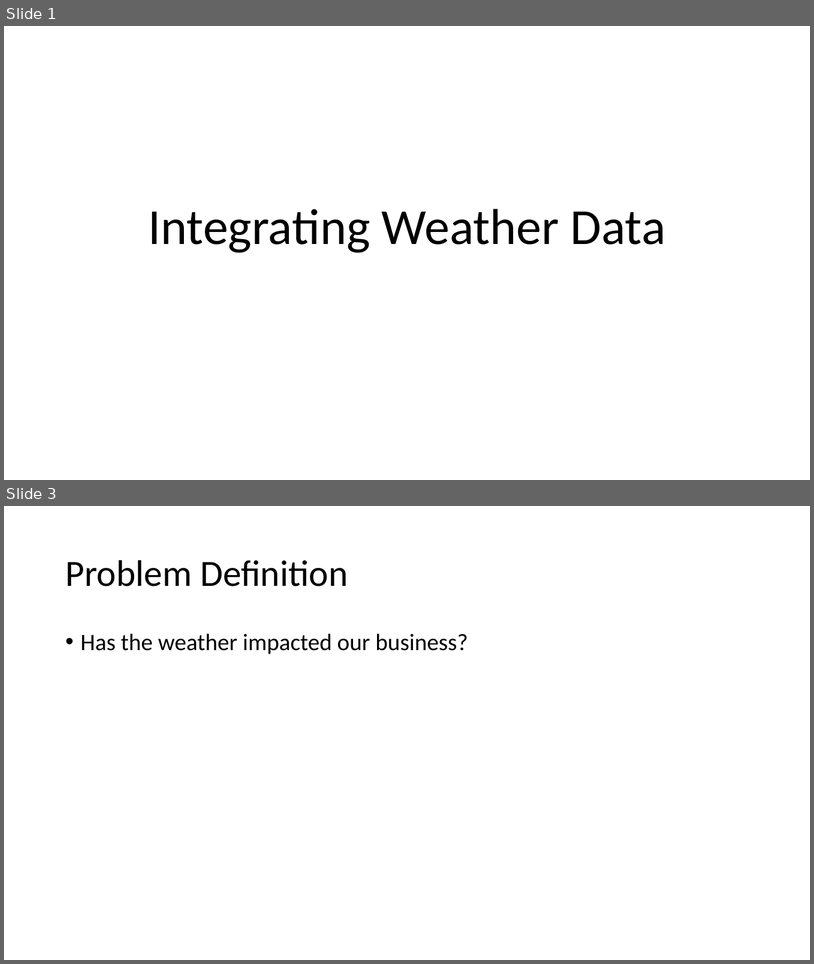
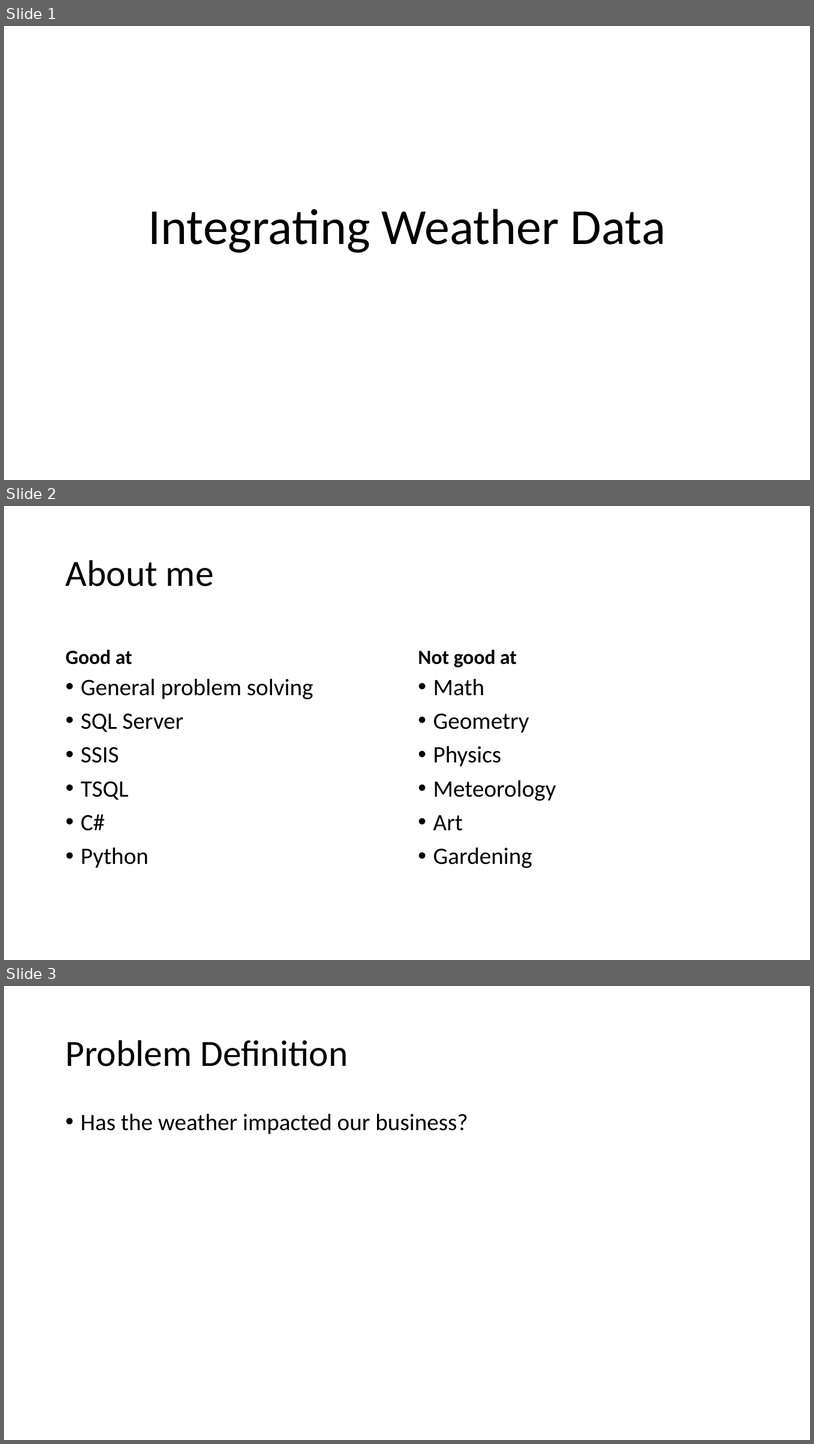
Before and after one commit to billinkc/presentations, a slide deck: IntegratingWeatherData/IntegratingWeatherData.pptx. Shown one above the other, each under a label of ours: slides 1 and 3 before the commit, slides 1, 2 and 3 after it; the slides between them are not shown. The pictures are 814x964 and 814x1444 pixels, drawn with LibreOffice and Linux fonts; fonts in the diff are those of the drawing. Boxes give left, top, right and bottom in pixels: in the first picture for what was removed or moved away, otherwise in the second. Text is boxed around its words. In the diff, an @@ line names an element or a change of style, - is before the commit and + after.

```diff
--- a/IntegratingWeatherData/IntegratingWeatherData.pptx
+++ b/IntegratingWeatherData/IntegratingWeatherData.pptx
@@ slide 2 added at <box>4,506,810,960</box>, background #FFFFFF @@
@@ title added at <box>66,560,214,586</box>, 44 pt, text #000000 @@
+About me
@@ text added at <box>66,649,132,664</box>, 24 pt, text #000000, bold @@
+Good at
@@ text added at <box>418,649,517,667</box>, 24 pt, text #000000, bold @@
+Not good at
@@ text added at <box>81,678,314,868</box>, 28 pt, text #000000 @@
+• General problem solving
+• SQL Server
+• SSIS
+• TSQL
+• C#
+• Python
@@ text added at <box>434,678,557,868</box>, 28 pt, text #000000 @@
+• Math
+• Geometry
+• Physics
+• Meteorology
+• Art
+• Gardening
```
Also in this commit, not shown: 3 slides changed, 11 other slides added, 1 slide removed, 1 other file.
